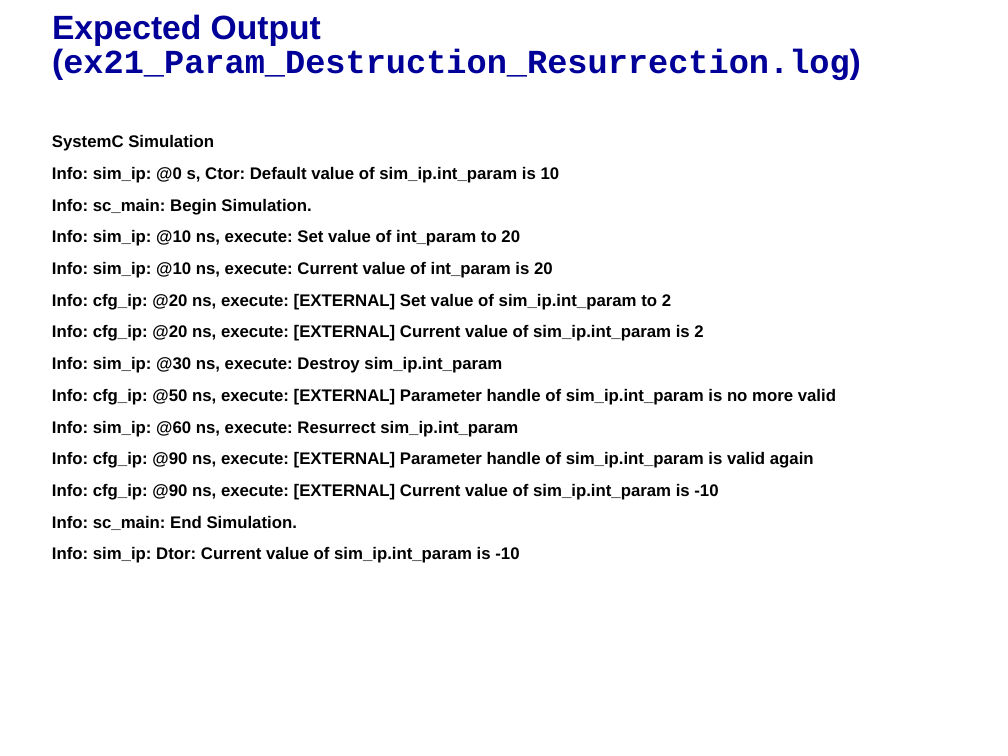
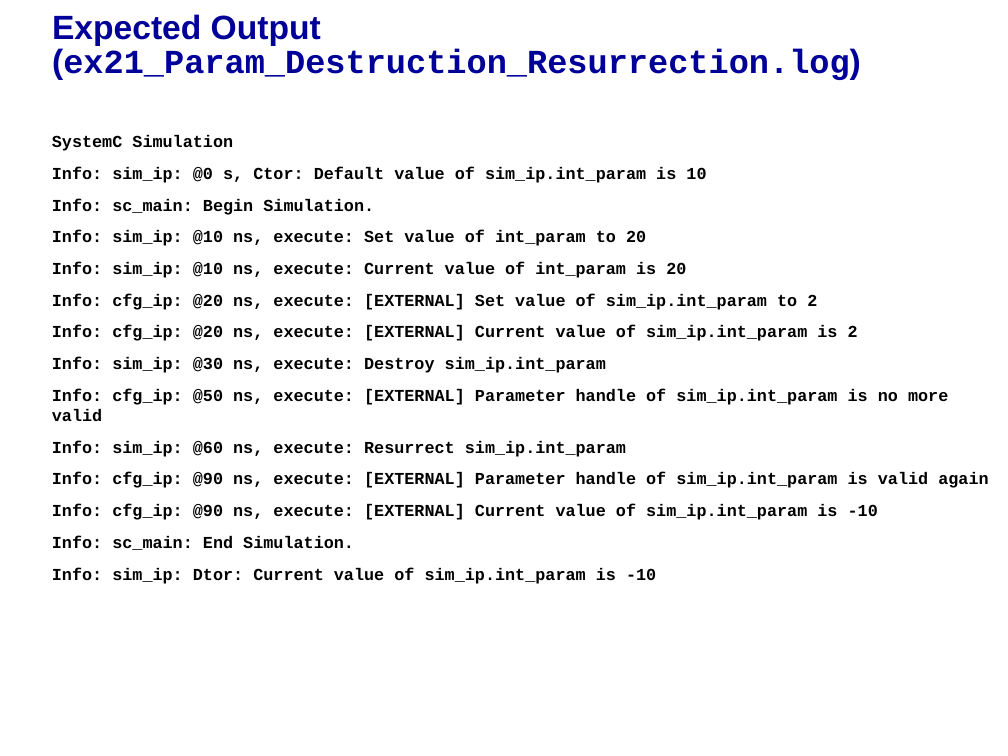
Before and after one commit to accellera-official/cci, a slide deck: slide 5 of examples/ex21_Param_Destruction_Resurrection/docs/ex21_Param_Destruction_Resurrection.ppt. Drawn at 1008x756 pixels with LibreOffice and Linux fonts; fonts in the diff are those of the drawing; background and template pictures are left out. Boxes give left, top, right and bottom in pixels: in the first picture for what was removed or moved away, otherwise in the second. Text is boxed around its words. In the diff, an @@ line names an element or a change of style, - is before the commit and + after.

```diff
--- a/examples/ex21_Param_Destruction_Resurrection/docs/ex21_Param_Destruction_Resurrection.ppt
+++ b/examples/ex21_Param_Destruction_Resurrection/docs/ex21_Param_Destruction_Resurrection.ppt
@@ text "SystemC Simulation" at (52,135,988,584): font Arial to Courier New @@
```
Also in this commit, not shown: 3 other slides changed, 1 other file.
